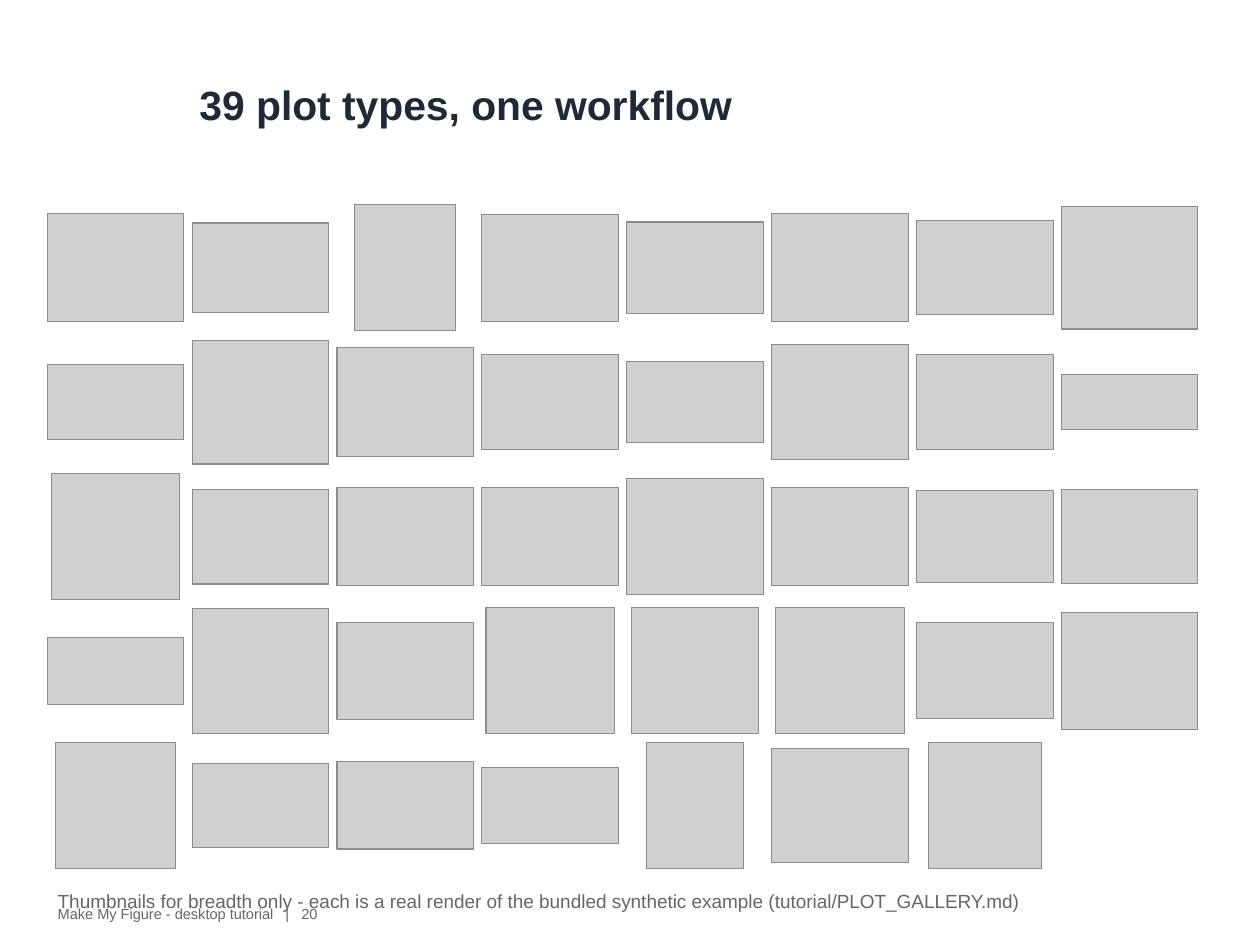
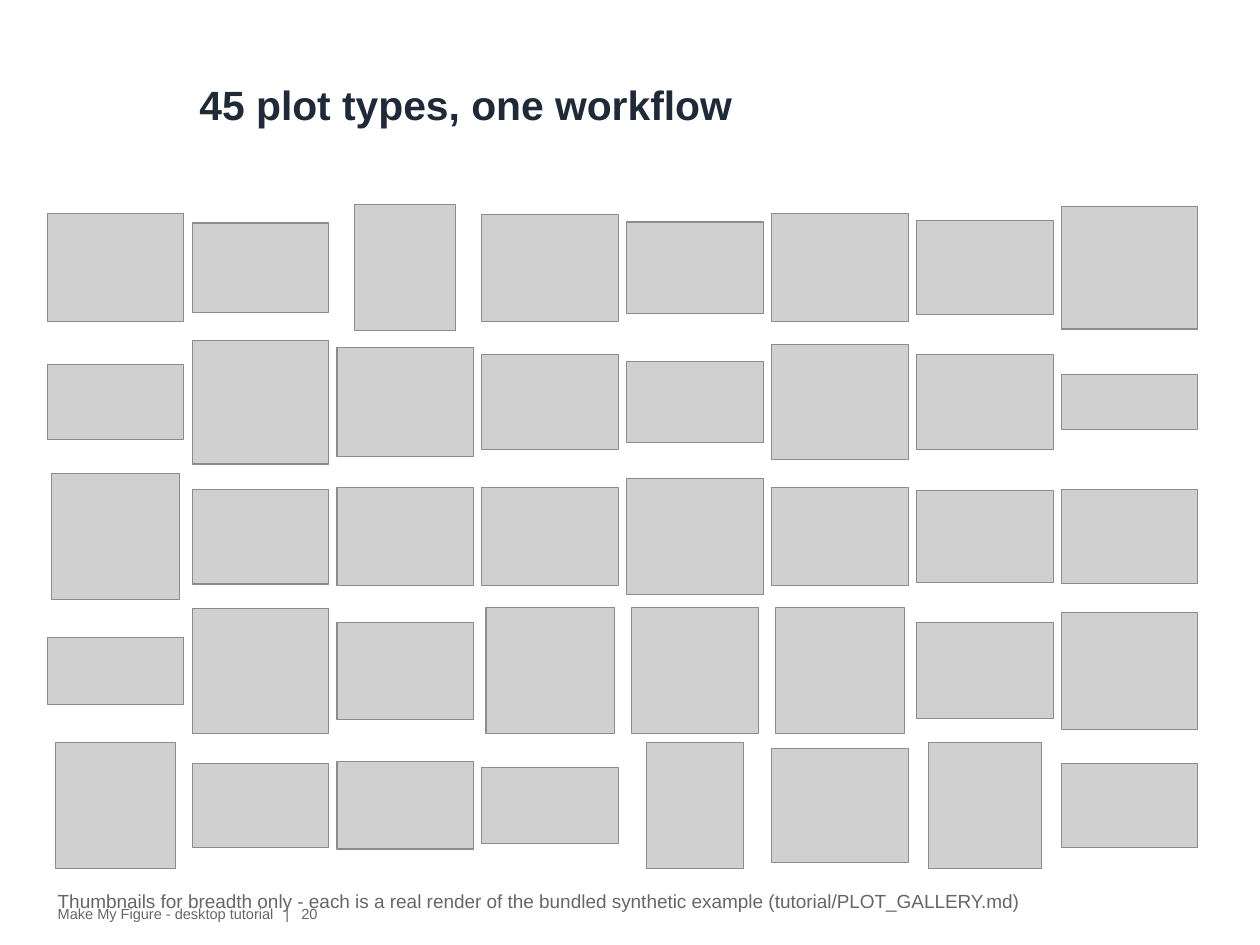
Before and after one commit to surPoudel/make-my-figure, a slide deck: slide 20 of tutorial/slides/MakeMyFigure_Tutorial_Seminar.pptx. Drawn at 1260x945 pixels with LibreOffice and Linux fonts; fonts in the diff are those of the drawing; grey boxes stand for pictures; background and template pictures are left out. Boxes give left, top, right and bottom in pixels: in the first picture for what was removed or moved away, otherwise in the second. Text is boxed around its words. In the diff, an @@ line names an element or a change of style, - is before the commit and + after.

```diff
--- a/tutorial/slides/MakeMyFigure_Tutorial_Seminar.pptx
+++ b/tutorial/slides/MakeMyFigure_Tutorial_Seminar.pptx
@@ text at <box>199,90,732,129</box>: text changed @@
-39 plot types, one workflow
+45 plot types, one workflow
@@ picture added at <box>1062,763,1198,847</box> @@
```
Also in this commit, not shown: 6 other slides changed, 3 slides added, 5 other files.
